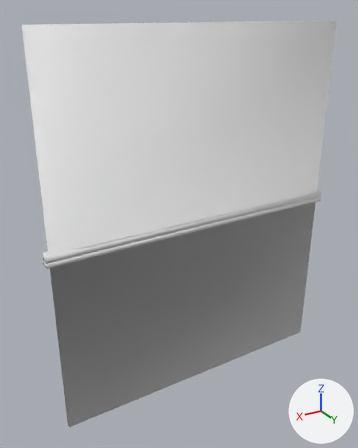
The Blender file Assets_src/blender/game_portal.blend as it was, and as the next commit left it.
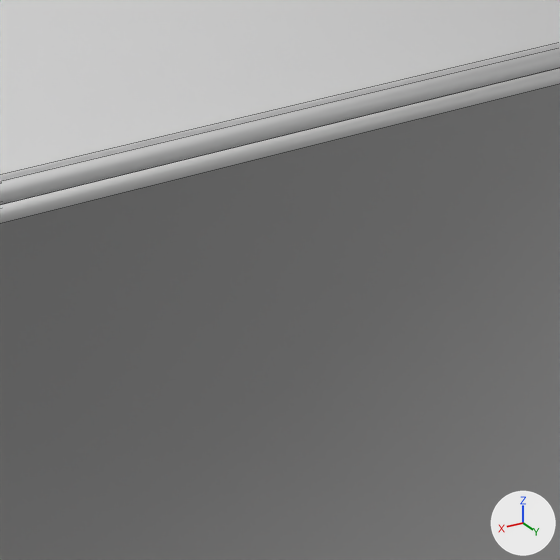
There are two pictures of each version: one whole from a 50 mm lens placed at (4.78, 8.36, 3.67), pointed at (0.42, 1.09, 0.03), one close up on the part from 44% to 83% of the width and 42% to 72% of the height. Lighting does not change. The marker at lower right points along +X, +Y and +Z. The close-ups show mesh edges as thin lines.

In view in the first close-up: 'game_portal_bottom', 'game_portal_top'.
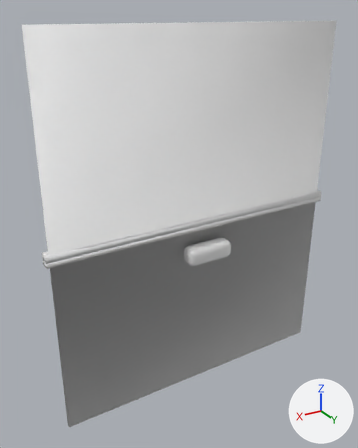
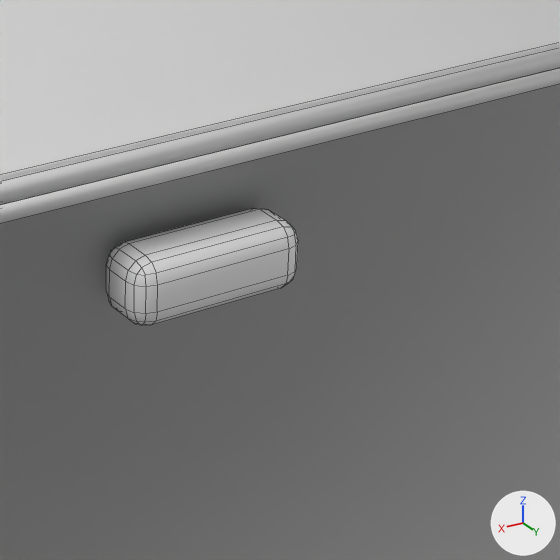
Commit message: Added start button

Boxes [x1, y1, x2, y2] around the edits, measured in the close-ups (560 x 560 px):
'button_continue', added: after [106, 208, 298, 325]

Edits to the bpy script that builds the scene:
```text
Add me_cube:
    me_cube.from_pydata(...)  # 96 vertices, 98 faces; spans x -0.467..0.467, y -0.173..0.173, z -0.173..0.173
    me_cube.polygons.foreach_set('use_smooth', [True] * 98)
Add ob_button_continue:
    ob_button_continue = bpy.data.objects.new('button_continue', me_cube)
    ob_button_continue.parent = ob_game_portal_bottom
    ob_button_continue.location = (0.0, 0.215, -0.401)
```
